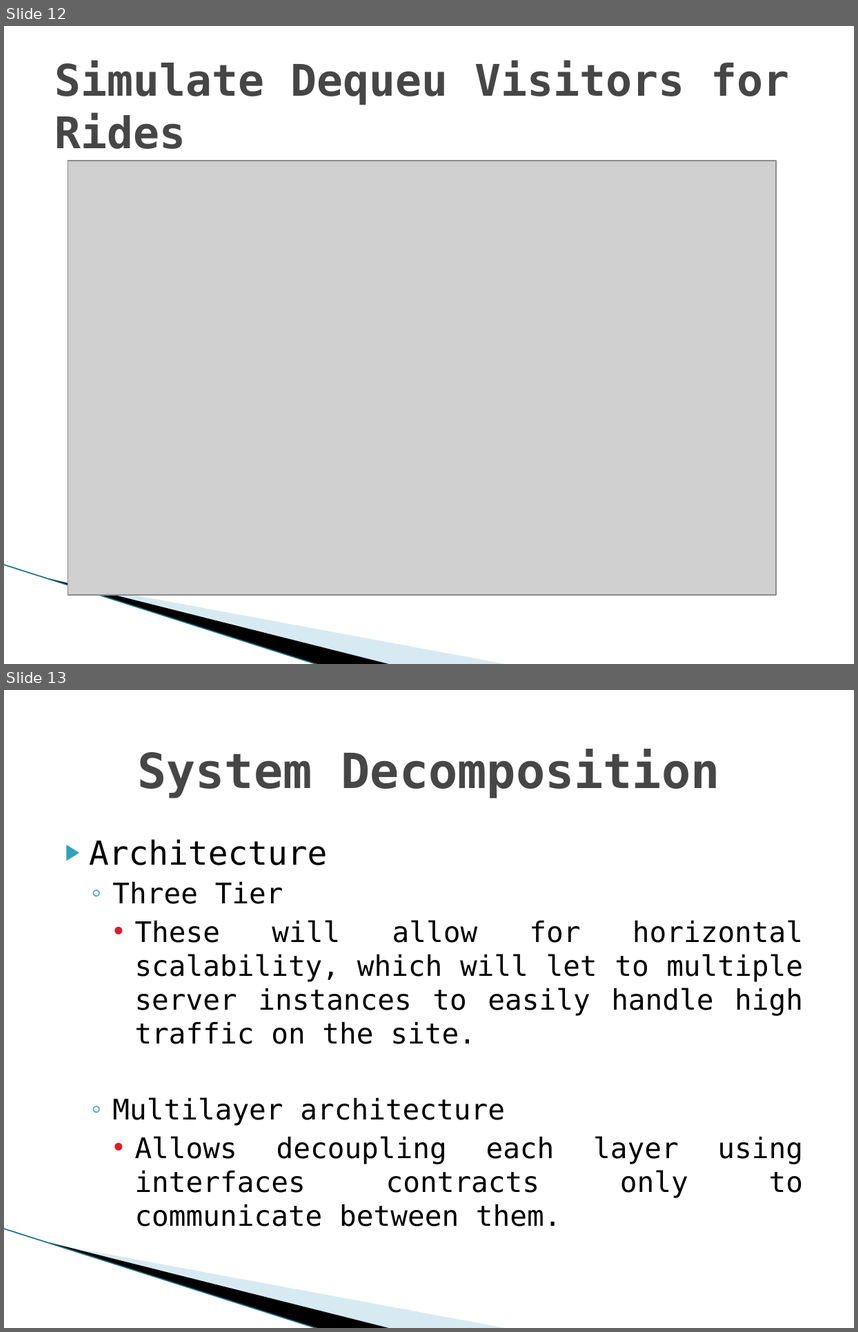
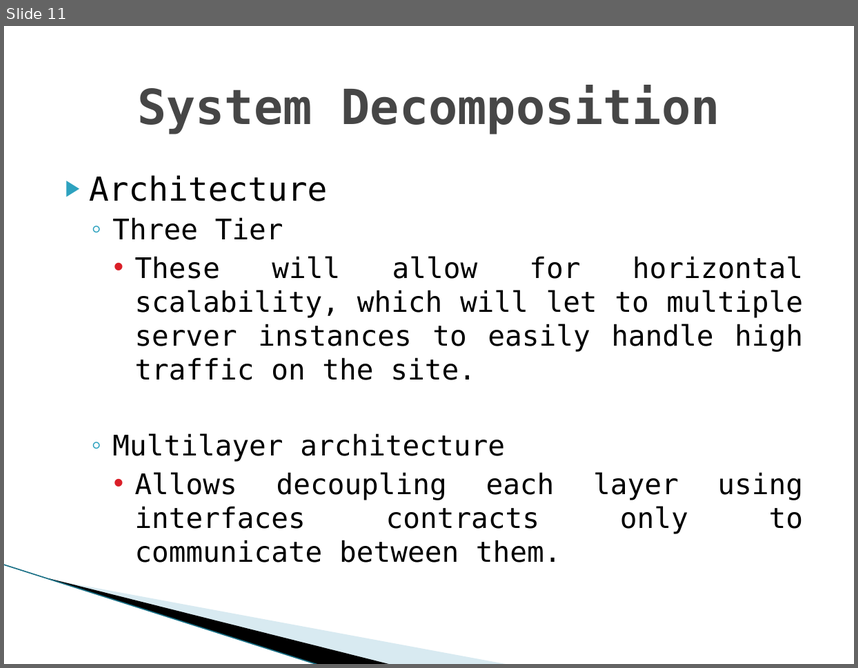
Before and after one commit to FIU-SCIS-Senior-Project-2015-Spring/Virtual-Queue-Ver-2.0, a slide deck: PresentationSlides/Virtual Queue Presentation Final Kenneth Kon.pptx. Shown one above the other, each under a label of ours: slides 12 and 13 before the commit, slide 11 after it. The pictures are 858x1332 and 858x668 pixels, drawn with LibreOffice and Linux fonts; fonts in the diff are those of the drawing; grey boxes stand for pictures; background and template pictures are left out. Boxes give left, top, right and bottom in pixels: in the first picture for what was removed or moved away, otherwise in the second. Text is boxed around its words. In the diff, an @@ line names an element or a change of style, - is before the commit and + after.

```diff
--- a/PresentationSlides/Virtual Queue Presentation Final Kenneth Kon.pptx
+++ b/PresentationSlides/Virtual Queue Presentation Final Kenneth Kon.pptx
@@ slide 12 removed at [4, 26, 854, 664], background #FFFFFF; not listed: 3 template elements that a slide beside it also shows @@
@@ title removed at [55, 60, 789, 149] @@
-Simulate Dequeu Visitors for Rides
@@ picture removed at [67, 161, 776, 595] @@
@@ what was slide 13 is now slide 11 @@
```
Also in this commit, not shown: 1 slide changed, 7 other slides removed, 1 other file.
